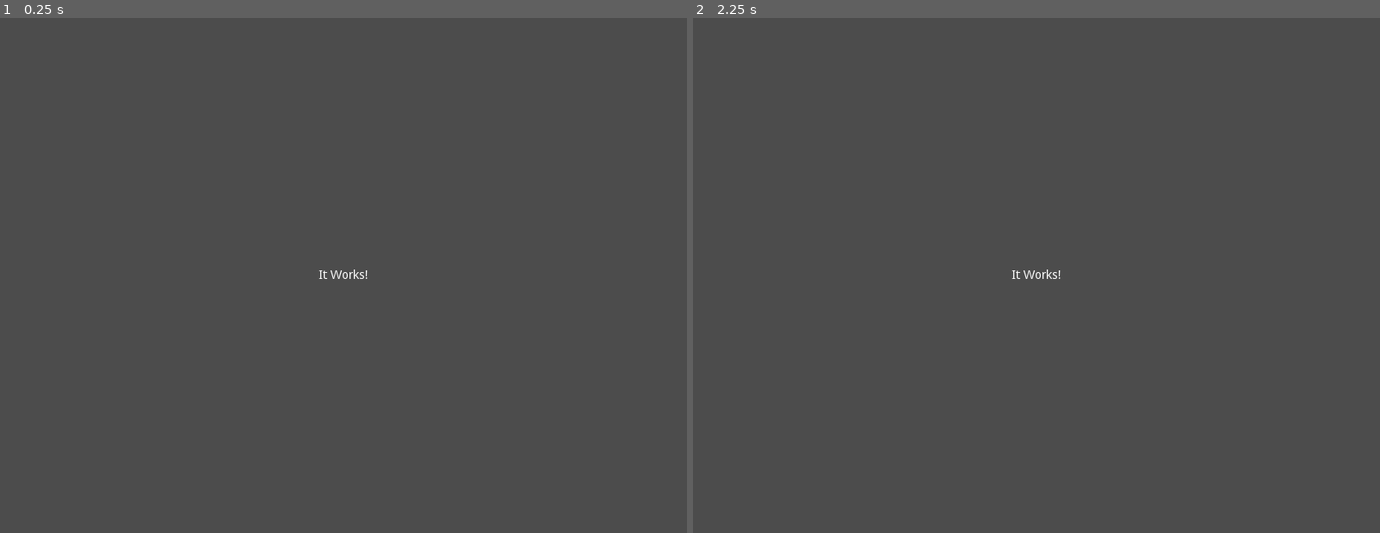
Above: before the commit, frames 1-2 (left to right).
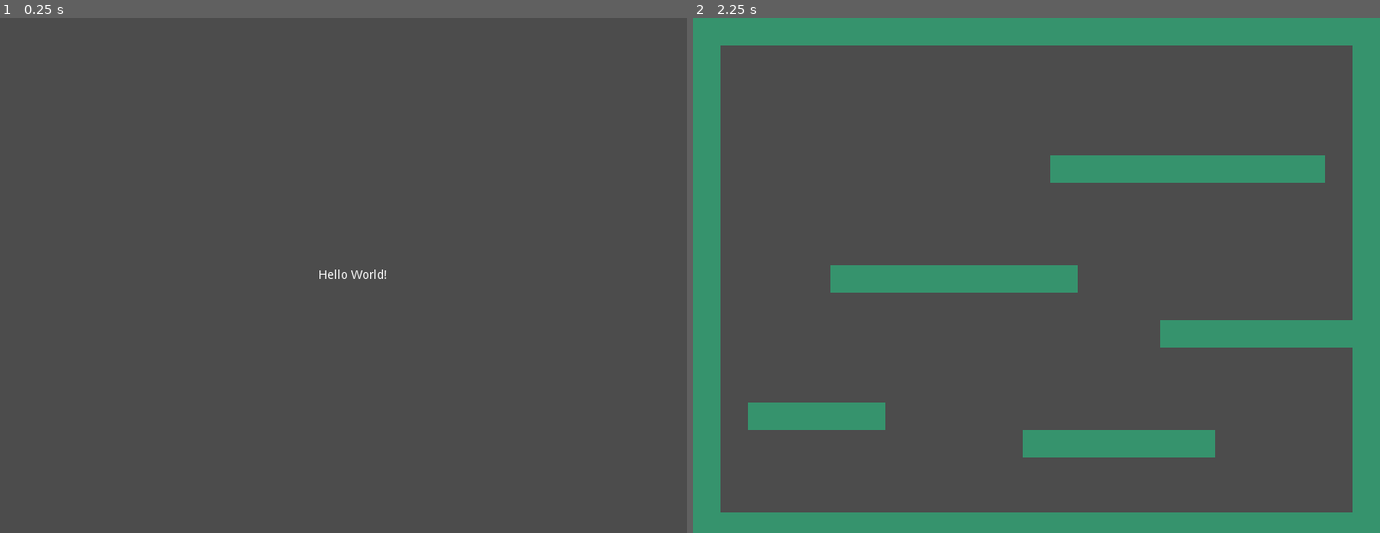
Above: after the commit, the same moments.

Repository: autto91/GameOff2021
Game: Godot game, scene res://scenes/main/Main.tscn
Two runs of this game, one before a commit and one after it. Both use one fixed random seed, a clock stepped at 60 frames per second and the inputs below. Before the commit the project starts from res://Main.tscn.
Inputs:
- Up to frame 1 (0.25 s): no input
- Up to frame 2 (2.25 s): tap Enter at 0.5, 2 s; tap Space at 1.25 s

The runs differ from the first frame. In frame 1, 0.1% of the frame differs, in the area x 46-57%, y 48-51%; in frame 2, 25%, in the area x 0-100%, y 0-100%.

Commit message:
added transition from main scene to debug level

Diff:
--- a/src/project.godot
+++ b/src/project.godot
@@ -8,10 +8,20 @@
 
 config_version=4
 
+_global_script_classes=[ {
+"base": "Node",
+"class": "Main",
+"language": "GDScript",
+"path": "res://scenes/main/Main.gd"
+} ]
+_global_script_class_icons={
+"Main": ""
+}
+
 [application]
 
 config/name="GameOff2021"
-run/main_scene="res://Main.tscn"
+run/main_scene="res://scenes/main/Main.tscn"
 config/icon="res://icon.png"
 
 [display]
--- /dev/null
+++ b/src/scenes/main/Main.gd
@@ -0,0 +1,8 @@
+class_name Main
+extends Node
+
+
+func _ready() -> void:
+	yield(get_tree().create_timer(2.0), 'timeout')
+
+	var _scene := get_tree().change_scene("res://levels/Debug.tscn")
--- a/src/Main.tscn
+++ b/src/scenes/main/Main.tscn
@@ -1,6 +1,9 @@
-[gd_scene format=2]
+[gd_scene load_steps=2 format=2]
+
+[ext_resource path="res://scenes/main/Main.gd" type="Script" id=1]
 
 [node name="Main" type="Node"]
+script = ExtResource( 1 )
 
 [node name="Label" type="Label" parent="."]
 anchor_left = 0.5
@@ -11,7 +14,7 @@
 margin_top = -7.0
 margin_right = 29.0
 margin_bottom = 7.0
-text = "It Works!"
+text = "Hello World!"
 __meta__ = {
 "_edit_use_anchors_": false
 }
